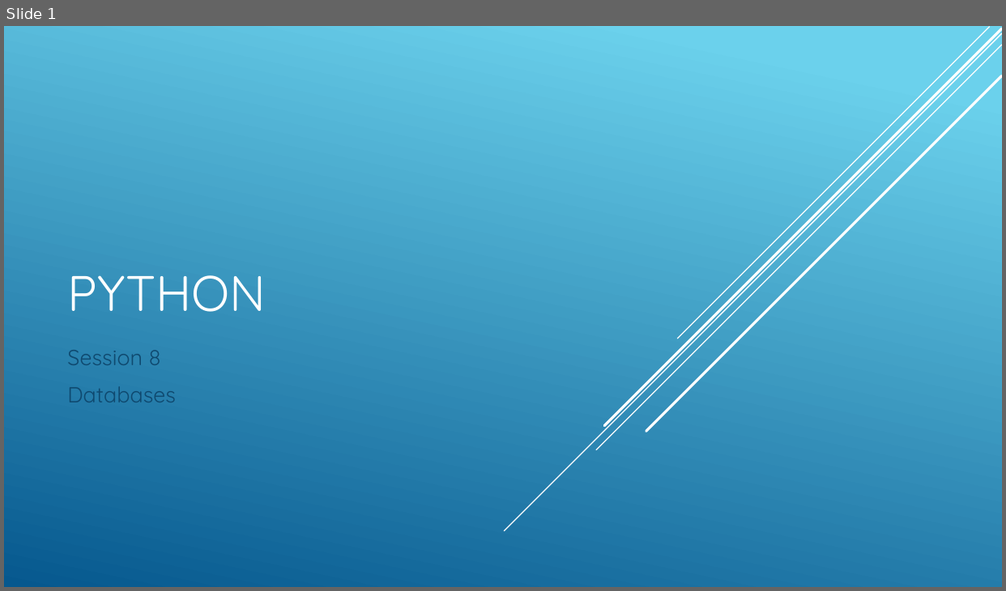
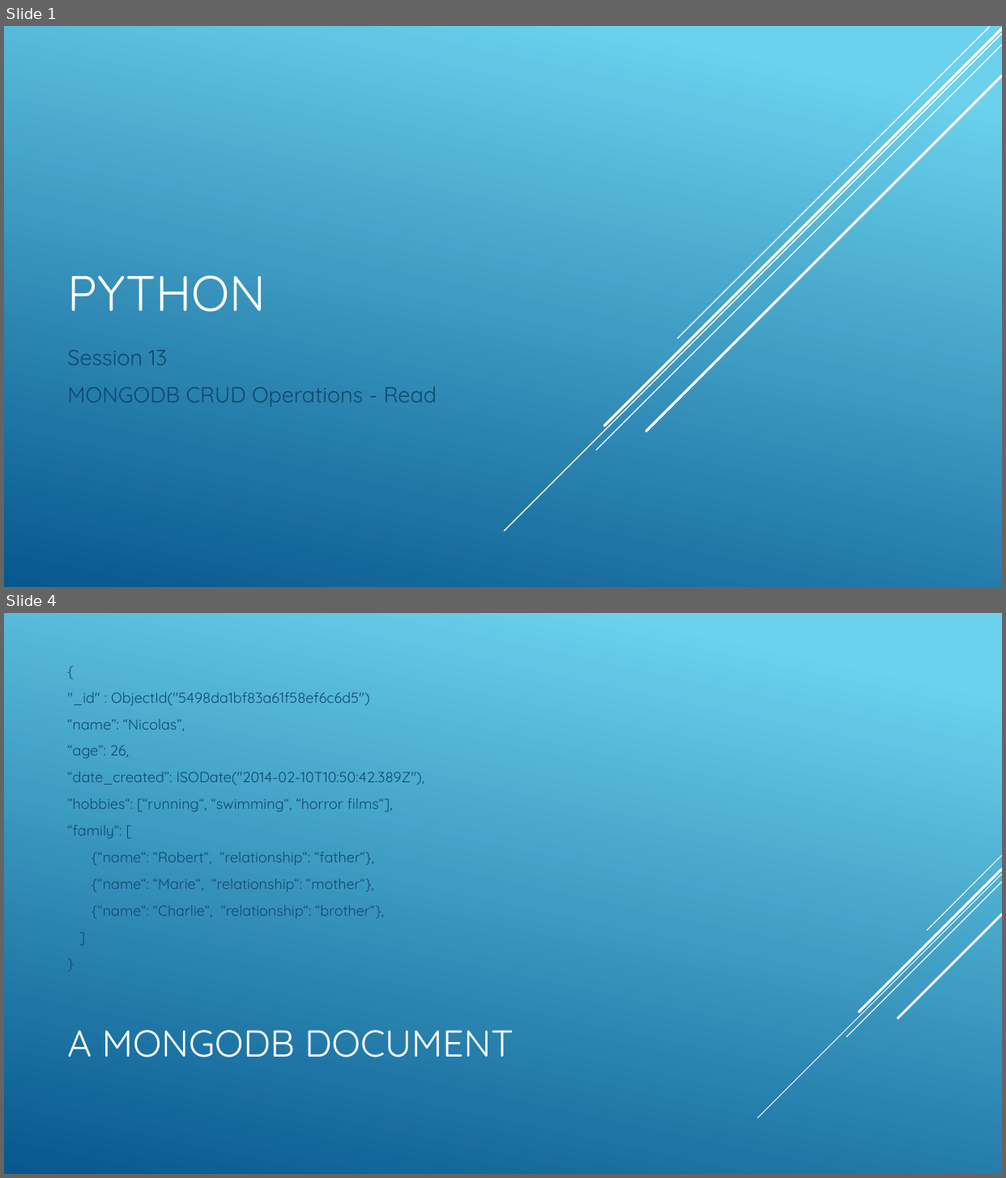
Before and after one commit to cabarca01/PythonDojo, a slide deck: slides/klasse13.pptx. Shown one above the other, each under a label of ours: slide 1 before the commit, slides 1 and 4 after it; the slides between them are not shown. The pictures are 1006x591 and 1006x1178 pixels, drawn with LibreOffice and Linux fonts; fonts in the diff are those of the drawing. Boxes give left, top, right and bottom in pixels: in the first picture for what was removed or moved away, otherwise in the second. Text is boxed around its words. In the diff, an @@ line names an element or a change of style, - is before the commit and + after.

Commit message:
Lesson 13: MongoDB - Read Operations part 1

```diff
--- a/slides/klasse13.pptx
+++ b/slides/klasse13.pptx
@@ slide 4 added at (4,613,1002,1174), background gradient #6ED2EB to #06588E @@
@@ text added at (67,692,425,918), 14 pt, text #0F496F @@
+{
+"_id" : ObjectId("5498da1bf83a61f58ef6c6d5")
+“name”: “Nicolas”,
+“age”: 26,
+“date_created”: ISODate("2014-02-10T10:50:42.389Z"),
+”hobbies“: [“running“, “swimming“, “horror films“],
+“family“: [
+{“name“: “Robert“, “relationship“: “father“},
+{“name“: “Marie“, “relationship“: “mother“},
+{“name“: “Charlie“, “relationship“: “brother“},
+]
+}
@@ group added at (758,855,1002,1118): 5 lines @@
@@ title added at (67,1030,513,1058), 36 pt, text #FFFFFF @@
+A MONGODB DOCUMENT
@@ slide 1 changed as well @@
@@ subtitle at (67,350,437,407): text changed @@
-Session 8
-Databases
+Session 13
+MONGODB CRUD Operations - Read
```
Also in this commit, not shown: 12 other slides added, 3 slides removed, 14 other files.
